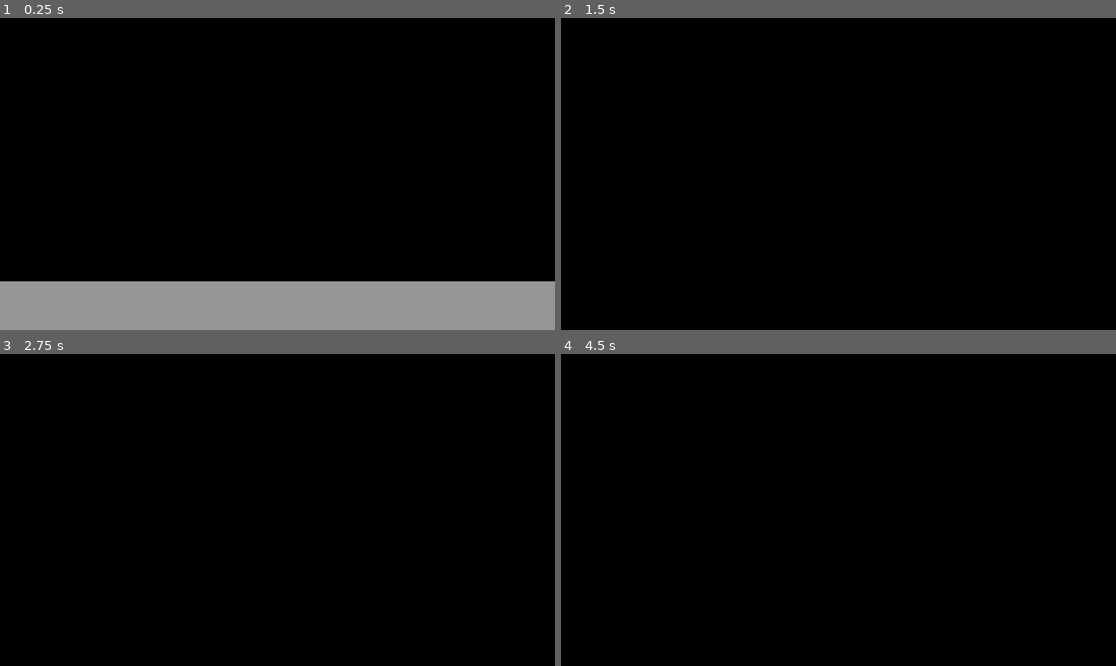
Above: before the commit, frames 1-4 (two rows, left to right).
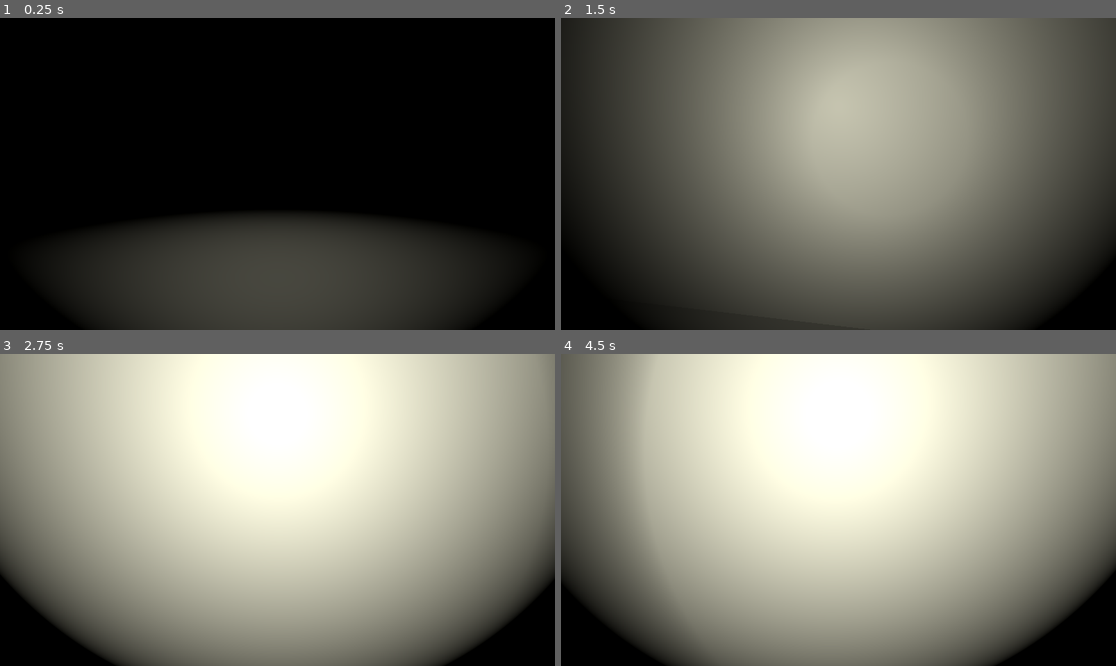
Above: after the commit, the same moments.

Repository: nyayat/Occuloss
Game: Godot game, scene res://Scenes/House.tscn
Two runs of this game, one before a commit and one after it. Both use one fixed random seed, a clock stepped at 60 frames per second and the inputs below.
Inputs (mouse positions are in pixels of both pictures, inside the frame that each line leads up to):
- Up to frame 1 (0.25 s): no input
- Up to frame 2 (1.5 s): tap Enter at 0.5 s; move the mouse to (866, 174) at 0.52 s; hold Up (forward) from 0.53 s (still down); tap Space (jump) at 0.77 s; move the mouse to (810, 174) at 1.27 s
- Up to frame 3 (2.75 s): keep holding Up (forward); tap Space (jump) at 1.52 s; move the mouse to (288, 503) at 2.02 s
- Up to frame 4 (4.5 s): keep holding Up (forward); tap Space (jump) at 2.75, 3.02, 3.77, 4.25 s; move the mouse to (832, 516) at 2.77 s; tap Enter at 3.5 s; move the mouse to (877, 513) at 3.52 s; move the mouse to (794, 506) at 4.27 s

The runs differ from the first frame. In frame 1, 29% of the frame differs, in the area x 0-100%, y 63-100%; in frame 2, 92%; in frame 3, 94%, in the area x 0-100%, y 0-100%; in frame 4, 94%.

Commit message:
✨feature: weeping angels stops with light + vision

Diff:
--- a/Scenes/House.tscn
+++ b/Scenes/House.tscn
@@ -21,8 +21,10 @@
 
 [node name="DirectionalLight3D" type="DirectionalLight3D" parent="."]
 transform = Transform3D(1, 0, 0, 0, -0.0604214, 0.998173, 0, -0.998173, -0.0604214, 0, 18.6174, 0)
+visible = false
 
 [node name="FPPlayer" type="CharacterBody3D" parent="."]
+transform = Transform3D(1, 0, 0, 0, 1, 0, 0, 0, 1, 0, 0, 4.7386)
 script = ExtResource("1_xvb4y")
 
 [node name="MeshInstance3D" type="MeshInstance3D" parent="FPPlayer"]
@@ -41,11 +43,23 @@
 transform = Transform3D(1, 0, 0, 0, 0.994522, 0.104528, 0, -0.104528, 0.994522, 0, 0.8, 0)
 fov = 60.0
 
-[node name="Ennemy" type="CharacterBody3D" parent="." node_paths=PackedStringArray("player", "camera")]
+[node name="SpotLight3D" type="SpotLight3D" parent="FPPlayer/Camera3D"]
+transform = Transform3D(1, 0, 0, 0, 0.973881, -0.227059, 0, 0.227059, 0.973881, 0, 0.0591946, 0.00622034)
+light_color = Color(0.89, 0.883473, 0.7921, 1)
+light_energy = 1.564
+light_size = 1.0
+light_specular = 5.423
+spot_range = 8.0
+spot_attenuation = 0.45
+spot_angle = 52.5
+spot_angle_attenuation = 1.7411
+
+[node name="Ennemy" type="CharacterBody3D" parent="." node_paths=PackedStringArray("player", "camera", "spot_light")]
 transform = Transform3D(1, 0, 0, 0, 1, 0, 0, 0, 1, 0, 0, -11.8416)
 script = ExtResource("2_ftrsn")
 player = NodePath("../FPPlayer")
 camera = NodePath("../FPPlayer/Camera3D")
+spot_light = NodePath("../FPPlayer/Camera3D/SpotLight3D")
 
 [node name="MeshInstance3D" type="MeshInstance3D" parent="Ennemy"]
 mesh = SubResource("CapsuleMesh_t7fwh")
--- a/Scripts/Ennemy.gd
+++ b/Scripts/Ennemy.gd
@@ -3,13 +3,20 @@
 @export var speed: float = 5.0
 @export var player: CharacterBody3D
 @export var camera: Camera3D
+@export var spot_light: SpotLight3D
 
 var agent: NavigationAgent3D
 var has_teleported := false
 var teleport_pause := false
 var teleport_delay := 2.5  # seconds to wait after teleport
 var teleport_timer := 0.0
+var visible_lights: Array[SpotLight3D] = []
 
+func get_all_children(in_node, array := []):
+	array.push_back(in_node)
+	for child in in_node.get_children():
+		array = get_all_children(child, array)
+	return array
 
 func _ready():
 	agent = $NavigationAgent3D
@@ -17,28 +24,62 @@
 	#player = get_node("FPPlayer")
 	#camera = get_node("Camera3D")
 
+	for element in get_all_children(get_tree().get_root()):
+		if element is SpotLight3D:
+			visible_lights.append(element)
+
+
+func is_under_any_spotlight() -> bool:
+	for light in visible_lights:
+		if is_under_spotlight(light):
+			return true
+	return false
+
+func is_under_spotlight(light: SpotLight3D) -> bool:
+	var light_pos = light.global_transform.origin
+	var light_dir = -light.global_transform.basis.z.normalized()
+	var to_enemy = global_transform.origin - light_pos
+	var distance = to_enemy.length()
+
+	if distance > light.spot_range:
+		return false
+
+	var angle_cos = light_dir.dot(to_enemy.normalized())
+	var limit_cos = cos(deg_to_rad(light.spot_angle))
+	if angle_cos < limit_cos:
+		return false
+
+	var space_state = get_world_3d().direct_space_state
+	var ray = PhysicsRayQueryParameters3D.create(light_pos, global_transform.origin)
+	ray.exclude = [self, light]
+	var result = space_state.intersect_ray(ray)
+
+	if result.is_empty() or result["collider"] == self:
+		return true
+
+	return false
+
+
 
 func _physics_process(delta):
 	if teleport_pause:
 		teleport_timer -= delta
 		if teleport_timer <= 0.0:
 			teleport_pause = false
-			print("j'arrive")
 	else:
-		if not is_seen_by_camera():
+		if (is_seen_by_camera() and is_under_any_spotlight()):
+			velocity = Vector3.ZERO
+			move_and_slide()
+			has_teleported = false
+		else :
 			if not has_teleported:
-				print("je me suis téléporté")
 				teleport_around_player()
 				has_teleported = true
 				teleport_pause = true
 				teleport_timer = teleport_delay
 			agent.target_position = player.global_transform.origin
 			move_along_path(delta)
-		else:
-			print("STOP")
-			velocity = Vector3.ZERO
-			move_and_slide()
-			has_teleported = false
+
 
 
 func caught():
--- a/Scripts/RayCast.gd
+++ /dev/null
@@ -1,13 +0,0 @@
-extends MeshInstance3D
-
-const OFF_MATERIAL := preload("res://raycast_node_example/off_material.tres")
-const ON_MATERIAL := preload("res://raycast_node_example/on_material.tres")
-
-@onready var raycast: RayCast = $FPPlayer/Vision/RayCast3D
-
-
-func physics_process(delta):
-	if raycast.is_colliding():
-		material_override = ON_MATERIAL
-	else:
-		material_override = OFF_MATERIAL
Not shown, removed: Scripts/RayCast.gd.uid
